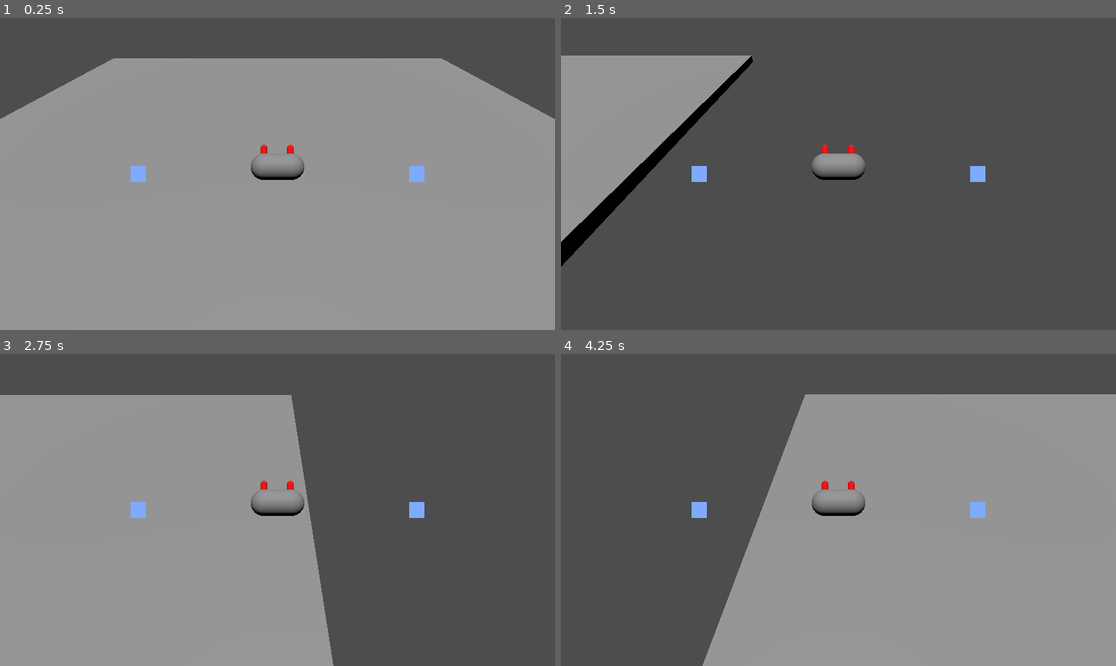
Above: before the commit, frames 1-4 (two rows, left to right).
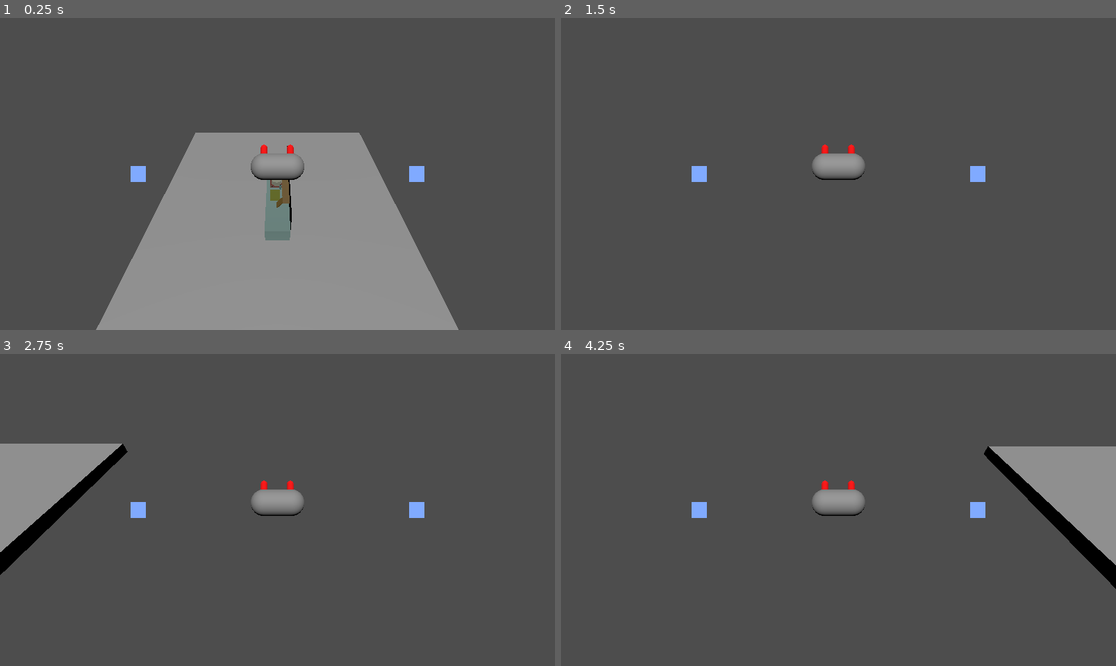
Above: after the commit, the same moments.

Repository: romeshdev/GGJ25
Game: Godot game, scene res://game/RootGame.tscn
Two runs of this game, one before a commit and one after it. Both use one fixed random seed, a clock stepped at 60 frames per second and the inputs below.
Inputs:
- Up to frame 1 (0.25 s): no input
- Up to frame 2 (1.5 s): tap Enter (ui_accept) at 0.5, 0.77 s; hold D (crab_strafe_right) 0.53-1.28 s; hold E 0.53-1.28 s; hold Down (ui_down) from 1.28 s (still down); tap Q at 1.35 s
- Up to frame 3 (2.75 s): tap Enter (ui_accept) at 1.52 s; release Down (ui_down) at 2.03 s; hold D (crab_strafe_right) from 2.03 s (still down); hold E from 2.03 s (still down)
- Up to frame 4 (4.25 s): release D (crab_strafe_right) at 2.78 s; release E at 2.78 s; hold Up (ui_up) 2.78-3.53 s; tap Q at 2.85 s; tap Enter (ui_accept) at 3.02, 3.77 s; hold A (crab_strafe_left) from 3.53 s (still down); hold E from 3.53 s (still down)

The runs differ from the first frame. In frame 1, 54% of the frame differs, in the area x 0-100%, y 12-100%; in frame 2, 12%; in frame 3, 44%; in frame 4, 52%.

Commit message:
Added Kitchen Blockout

Diff:
--- /dev/null
+++ b/kitchen/Import/kitchenBlockout.tscn
@@ -0,0 +1,5 @@
+[gd_scene load_steps=2 format=3 uid="uid://copgtu32iuviw"]
+
+[ext_resource type="PackedScene" uid="uid://f3waflu4bi3r" path="res://kitchen/Import/KitchenBlockout.glb" id="1_jfnat"]
+
+[node name="Kitchen" instance=ExtResource("1_jfnat")]
--- a/kitchen/RootKitchen.tscn
+++ b/kitchen/RootKitchen.tscn
@@ -1,4 +1,6 @@
-[gd_scene load_steps=3 format=3 uid="uid://dpv7ayoetui6n"]
+[gd_scene load_steps=8 format=3 uid="uid://dpv7ayoetui6n"]
+
+[ext_resource type="PackedScene" uid="uid://copgtu32iuviw" path="res://kitchen/Import/kitchenBlockout.tscn" id="1_qfwpg"]
 
 [sub_resource type="BoxShape3D" id="BoxShape3D_sihou"]
 size = Vector3(10, 0.5, 10)
@@ -6,11 +8,22 @@
 [sub_resource type="BoxMesh" id="BoxMesh_t6ff7"]
 size = Vector3(10, 0.5, 10)
 
+[sub_resource type="BoxShape3D" id="BoxShape3D_6wbq0"]
+size = Vector3(0.899353, 0.702209, 3.89697)
+
+[sub_resource type="BoxShape3D" id="BoxShape3D_78j0e"]
+size = Vector3(0.317383, 0.00592041, 1.58374)
+
+[sub_resource type="BoxShape3D" id="BoxShape3D_gbnq0"]
+size = Vector3(0.396057, 0.0449829, 0.230957)
+
+[sub_resource type="BoxShape3D" id="BoxShape3D_ves4t"]
+size = Vector3(0.129028, 1.73254, 3.94098)
+
 [node name="RootKitchen" type="Node3D"]
-transform = Transform3D(3, 0, 0, 0, 1, 0, 0, 0, 3, 0, 0, 0)
 
 [node name="Bench" type="Node3D" parent="."]
-transform = Transform3D(1, 0, 0, 0, 1, 0, 0, 0, 1, 0, -0.5, 0)
+transform = Transform3D(1, 0, 0, 0, 1, 0, 0, 0, 1, 0, -1.31254, 0)
 
 [node name="StaticBody3D" type="StaticBody3D" parent="Bench"]
 
@@ -19,7 +32,30 @@
 shape = SubResource("BoxShape3D_sihou")
 
 [node name="MeshInstance3D" type="MeshInstance3D" parent="Bench/StaticBody3D"]
+transform = Transform3D(1, 0, 0, 0, 1, 0, 0, 0, 1, -0.00107002, 0.0221336, -0.0108392)
 mesh = SubResource("BoxMesh_t6ff7")
+
+[node name="Kitchen" parent="Bench/StaticBody3D" instance=ExtResource("1_qfwpg")]
+
+[node name="CollisionShape3D" type="CollisionShape3D" parent="Bench/StaticBody3D/Kitchen"]
+transform = Transform3D(1, 0, 0, 0, 1, 0, 0, 0, 1, 0.0062561, 0.542641, -0.0446777)
+shape = SubResource("BoxShape3D_6wbq0")
+
+[node name="CollisionShape3D2" type="CollisionShape3D" parent="Bench/StaticBody3D/Kitchen"]
+transform = Transform3D(1, 0, 0, 0, 1, 0, 0, 0, 1, 0.341309, 1.21365, 0.230835)
+shape = SubResource("BoxShape3D_78j0e")
+
+[node name="CollisionShape3D3" type="CollisionShape3D" parent="Bench/StaticBody3D/Kitchen"]
+transform = Transform3D(0.575334, -0.817919, 0, 0.817919, 0.575334, 0, 0, 0, 1, 0.0880745, 1.04685, 0.874298)
+shape = SubResource("BoxShape3D_gbnq0")
+
+[node name="CollisionShape3D4" type="CollisionShape3D" parent="Bench/StaticBody3D/Kitchen"]
+transform = Transform3D(1, 0, 0, 0, 1, 0, 0, 0, 1, 0.509175, 0.732099, -0.0143127)
+shape = SubResource("BoxShape3D_ves4t")
 
 [node name="DirectionalLight3D" type="DirectionalLight3D" parent="."]
 transform = Transform3D(1, 0, 0, 0, 0.369049, 0.92941, 0, -0.92941, 0.369049, 0, 4.33209, 0)
+
+[node name="Camera3D" type="Camera3D" parent="."]
+transform = Transform3D(-1.45705e-08, 0.34202, -0.313231, 0, 0.939693, 0.114007, 0.333333, 1.49502e-08, -1.36918e-08, -0.45, 1.65, 0.01)
+fov = 58.6
Binary file added: kitchen/Import/KitchenBlockout.glb
Not shown, added: kitchen/Import/KitchenBlockout.glb.import
